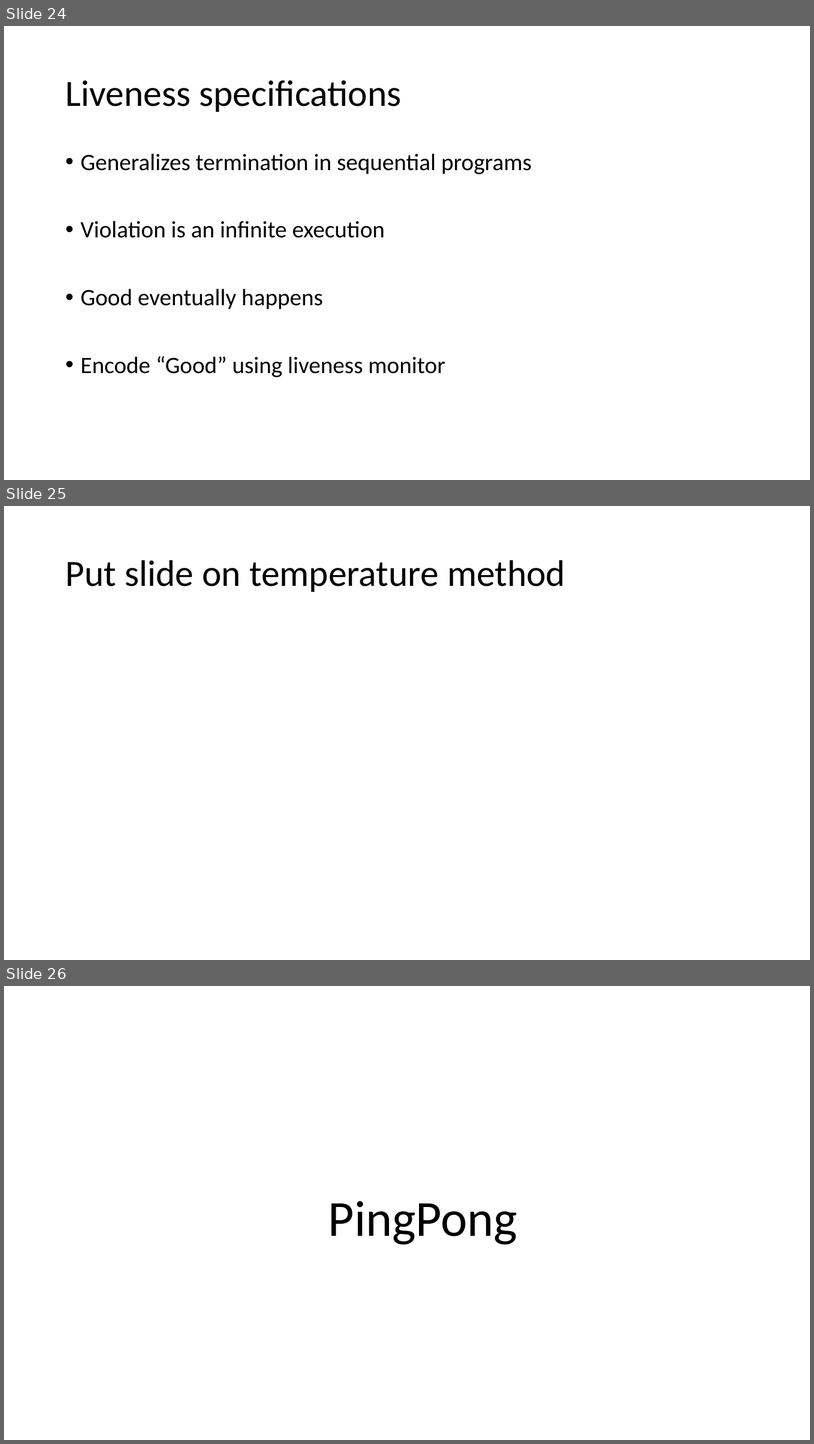
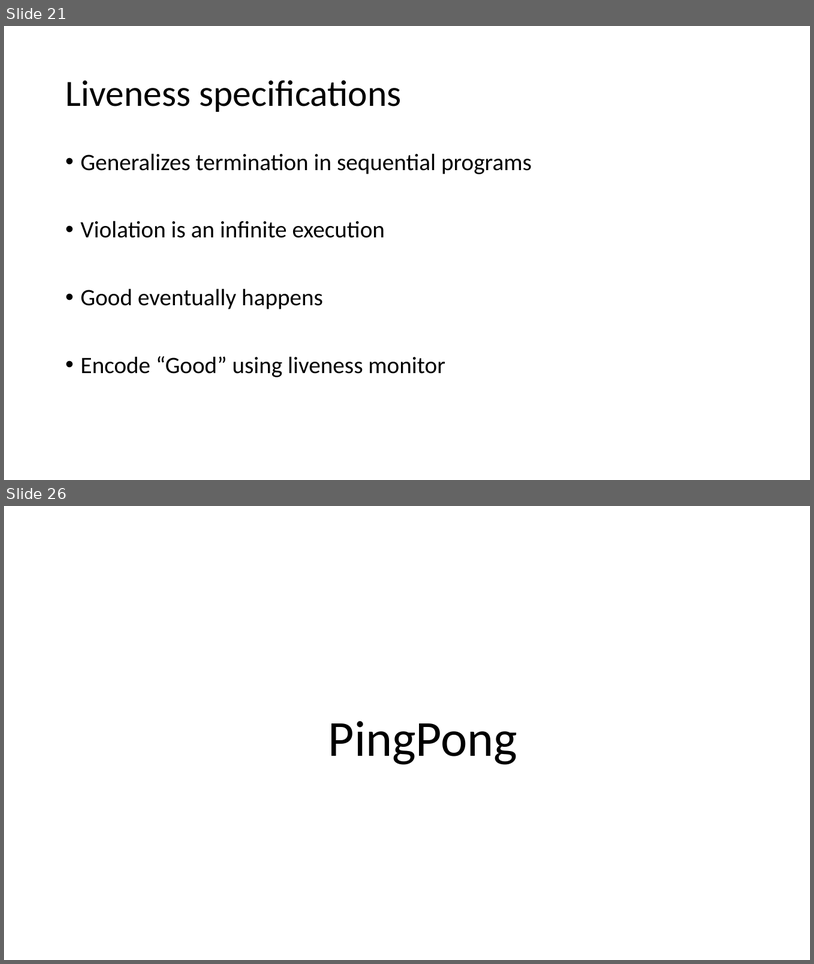
Before and after one commit to p-org/P, a slide deck: RVTutorial/P-tutorial-Part-1.pptx. Shown one above the other, each under a label of ours: slides 24, 25 and 26 before the commit, slides 21 and 26 after it; the slides between them are not shown. The pictures are 814x1444 and 814x964 pixels, drawn with LibreOffice and Linux fonts; fonts in the diff are those of the drawing. Boxes give left, top, right and bottom in pixels: in the first picture for what was removed or moved away, otherwise in the second. Text is boxed around its words. In the diff, an @@ line names an element or a change of style, - is before the commit and + after.

```diff
--- a/RVTutorial/P-tutorial-Part-1.pptx
+++ b/RVTutorial/P-tutorial-Part-1.pptx
@@ slide 25 removed at bbox=[4, 506, 810, 960], background #FFFFFF @@
@@ title removed at bbox=[65, 560, 566, 592] @@
-Put slide on temperature method
@@ what was slide 24 is now slide 21 @@
```
Also in this commit, not shown: 3 slides changed, 5 slides added, 3 other slides removed.
